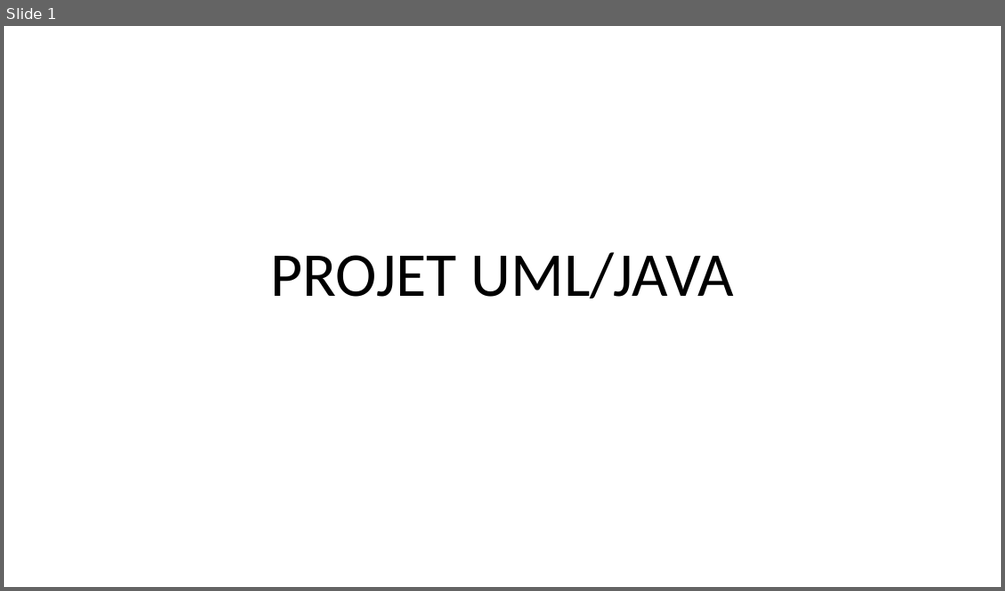
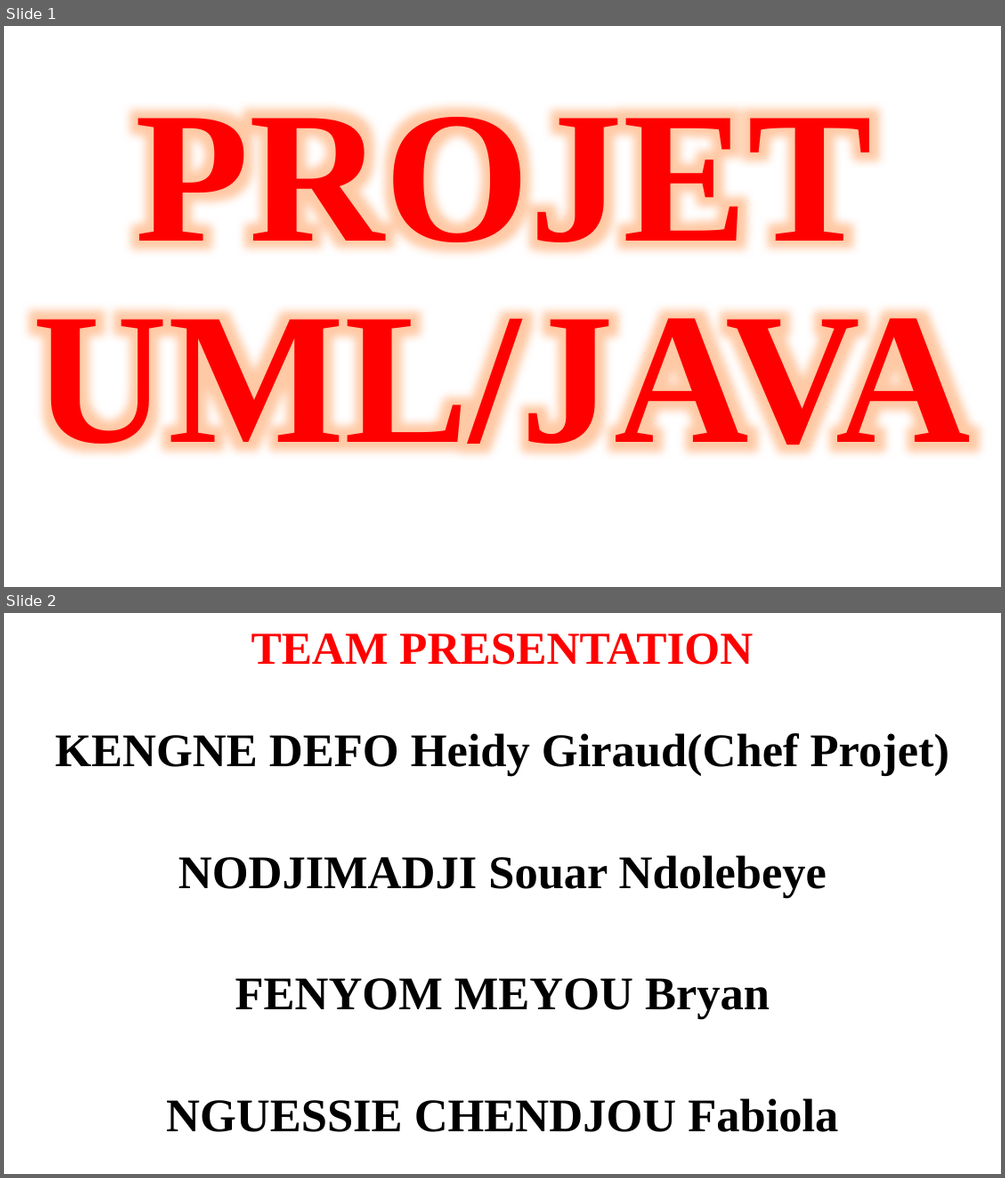
Before and after one commit to NGUESSIE-FABIOLA/BoulderDash, a slide deck: masterpom/PROJET UML.pptx. Shown one above the other, each under a label of ours: slide 1 before the commit, slides 1 and 2 after it. The pictures are 1005x591 and 1005x1178 pixels, drawn with LibreOffice and Linux fonts; fonts in the diff are those of the drawing. Boxes give left, top, right and bottom in pixels: in the first picture for what was removed or moved away, otherwise in the second. Text is boxed around its words. In the diff, an @@ line names an element or a change of style, - is before the commit and + after.

```diff
--- a/masterpom/PROJET UML.pptx
+++ b/masterpom/PROJET UML.pptx
@@ slide 2 added at <box>4,613,1001,1174</box>, background #FFFFFF @@
@@ title added at <box>251,633,752,665</box>, 44 pt, text #FF0000, bold @@
+TEAM PRESENTATION
@@ text added at <box>55,733,949,1132</box>, 45 pt, text #000000, bold @@
+KENGNE DEFO Heidy Giraud(Chef Projet)
+NODJIMADJI Souar Ndolebeye
+FENYOM MEYOU Bryan
+NGUESSIE CHENDJOU Fabiola
@@ slide 1 changed as well @@
@@ title "PROJET UML/JAVA": place and size @@
-title "PROJET UML/JAVA" at <box>271,252,734,298</box>
+title "PROJET UML/JAVA" at <box>33,95,971,476</box>
@@ title "PROJET UML/JAVA" at <box>33,95,971,476</box>: size 60 to 180 pt, font Calibri to Times New Roman, text colour #000000 to #FF0000, bold on @@
```
Also in this commit, not shown: 8 other slides added, 4 slides removed.
